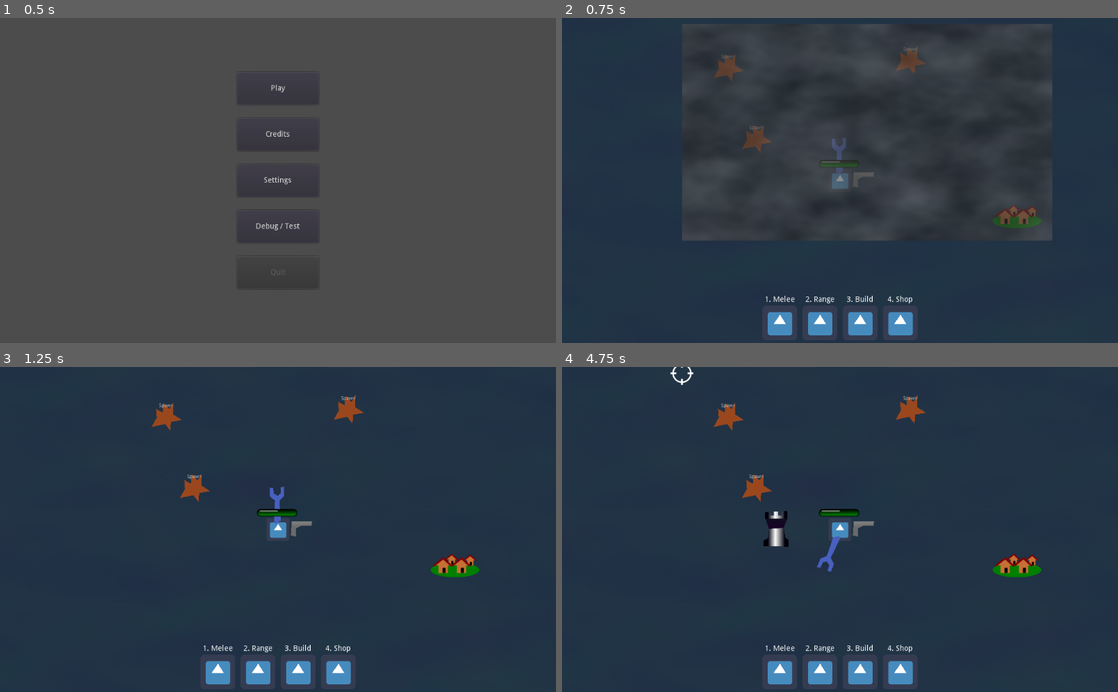
Above: before the commit, frames 1-4 (two rows, left to right).
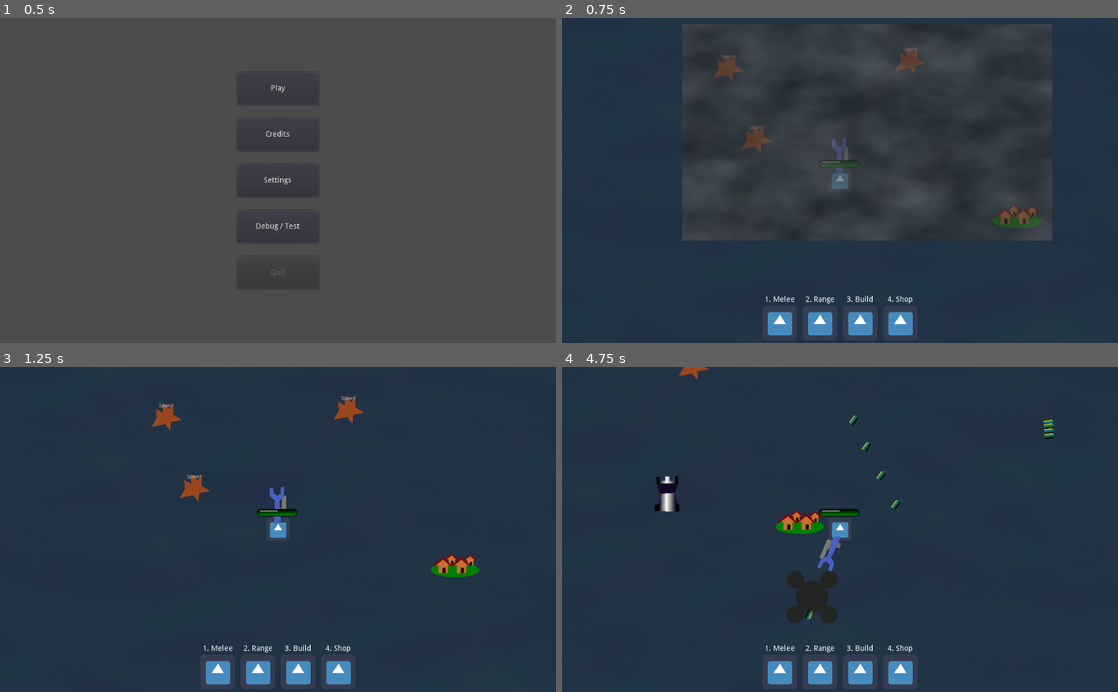
Above: after the commit, the same moments.

Repository: smclaughlan/GWJ52
Game: Godot game, scene res://Main.tscn
The game is run twice, just before and just after one commit, with the same random seed, the same clock (stepped at 60 frames per second) and the same inputs. The engine's default icon, where the game draws it, is replaced by a stand-in: a white triangle on a blue panel in a dark square.
Inputs (mouse positions are in pixels of both pictures, inside the frame that each line leads up to):
- Up to frame 1 (0.5 s): no input
- Up to frame 2 (0.75 s): click "Play" at 0.5 s
- Up to frame 3 (1.25 s): no input
- Up to frame 4 (4.75 s): click (778, 672) at 1.27 s; tap Enter at 2 s; move the mouse to (962, 513) at 2.02 s; hold Right (ui_right) 2.03-2.78 s; hold Space (shoot) 2.03-2.78 s; move the mouse to (728, 545) at 2.77 s; hold Down (ui_down) 2.78-3.53 s; tap G (build) at 2.85 s; tap Space (shoot) at 3.05, 4.55 s; move the mouse to (895, 458) at 3.52 s; hold Right (ui_right) 3.53-4.28 s; hold Space (shoot) 3.53-4.28 s; move the mouse to (812, 594) at 4.27 s; hold Up (ui_up) from 4.28 s (still down); tap B (toggle_towerbuild) at 4.35 s

Frame 1 is identical in both runs. In frame 2, 0.1% of the frame differs, in the area x 50-57%, y 39-53%; in frame 3, 0.1%; in frame 4, 3.7%, in the area x 16-89%, y 0-79%.
Error before the commit: Parse Error: The identifier "can_shoot" isn't declared in the current scope. (res://Scenes/Objects/Weapons/Gun.gd:33)

Commit message:
resolving merge conflicts

Diff:
--- a/GodotProject/Scenes/Objects/Weapons/Gun.gd
+++ b/GodotProject/Scenes/Objects/Weapons/Gun.gd
@@ -2,6 +2,7 @@
 
 
 var current_ammo
+var can_shoot : bool = true
 
 enum States { INITIALIZING, READY, FIRING, COCKING, RELOADING, DEAD }
 var State = States.INITIALIZING
--- a/GodotProject/Scenes/Player/PlayerAvatar.gd
+++ b/GodotProject/Scenes/Player/PlayerAvatar.gd
@@ -7,7 +7,7 @@
 var player_speed : float = 400.0
 var is_placing_tower : bool = false
 var tower_buildmode_visual = null
-#onready var weapons = $WeaponSlot.get_children()
+onready var weapons = $Weapons.get_children()
 
 export var health : int = 100
 export var max_health : int = 100
--- a/GodotProject/Scenes/Player/PlayerAvatar.tscn
+++ b/GodotProject/Scenes/Player/PlayerAvatar.tscn
@@ -56,4 +56,6 @@
 texture_over = ExtResource( 5 )
 texture_progress = ExtResource( 6 )
 
+[node name="Weapons" type="Node2D" parent="."]
+
 [connection signal="timeout" from="DeathTimer" to="." method="_on_DeathTimer_timeout"]
Not shown, added: GodotProject/Scenes/.DS_Store
Not shown, added: GodotProject/Scenes/Objects/.DS_Store
